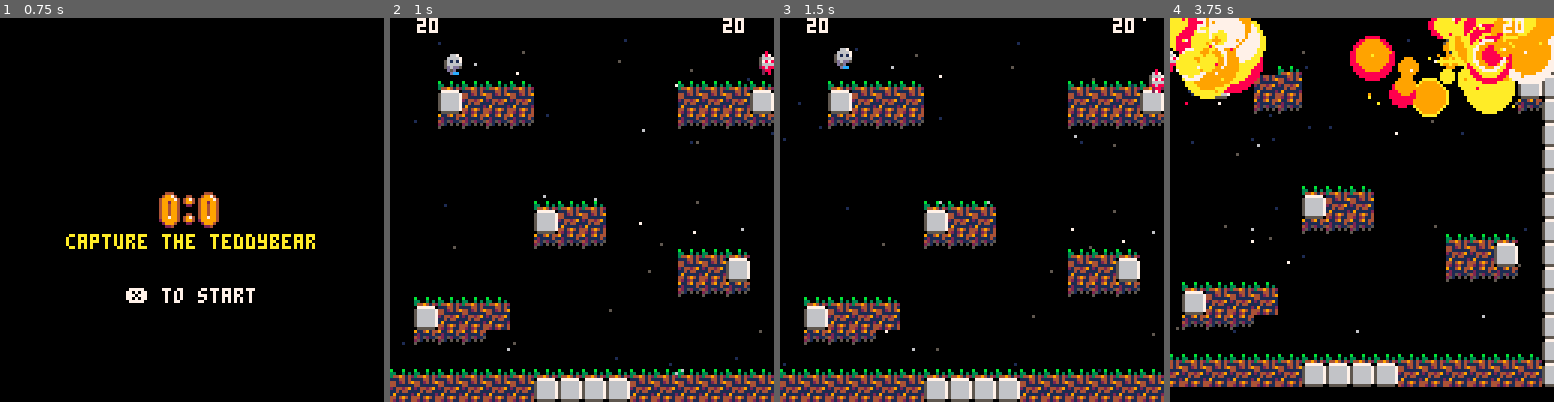
Above: before the commit, frames 1-4 (left to right).
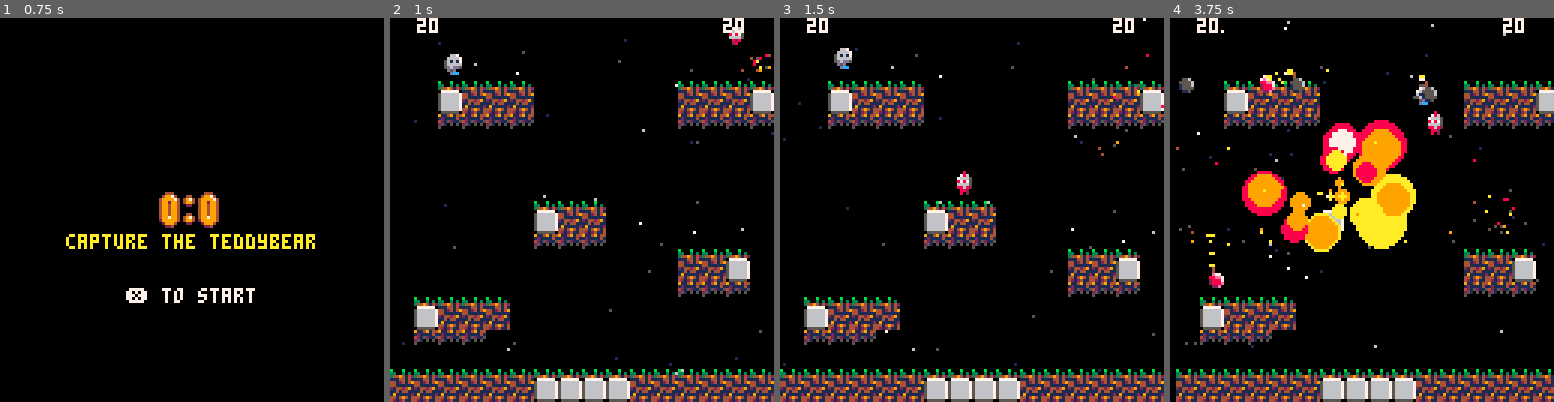
Above: after the commit, the same moments.

Repository: lkingsford/pico8-projects
Game: PICO-8 cartridge plat1.p8
Two runs of this game, one before a commit and one after it. Both use one fixed random seed, a clock stepped at 60 frames per second and the inputs below.
Inputs:
- Up to frame 1 (0.75 s): tap X (X key) at 0.33 s; tap O (Z key) at 0.7 s
- Up to frame 2 (1 s): no input
- Up to frame 3 (1.5 s): tap X (X key) at 1.07 s
- Up to frame 4 (3.75 s): hold Right 1.6-2.1 s; tap O (Z key) every 0.4 s from 1.7 to 3.7 s; tap X (X key) at 1.85, 2.97 s; hold Up 2.15-2.42 s; hold Right 2.47-3.03 s; hold Left 3.08-3.58 s; hold Down from 3.63 s (still down)

Frame 1 is identical in both runs. In frame 2, 0.3% of the frame differs, in the area x 88-100%, y 2-15%; in frame 3, 0.4%; in frame 4, 45%, in the area x 0-100%, y 0-100%.

Commit message:
Basic items working with ai

Diff:
--- a/plat1.p8
+++ b/plat1.p8
@@ -6,6 +6,7 @@
 
 function _init()
 	consts()
+	debug_id = 0 --printh
 	_init_menu()
 	menuitem(1, "menu", _init_menu)
 end
@@ -430,6 +431,7 @@
 end
 
 function drop_item(a)
+	if not a.holding then return end
 	local item = a.holding
 	a.holding.held_by = nil
 	a.holding = nil
@@ -444,6 +446,9 @@
 end
 
 function pick_item(a, item)
+	if a.holding then
+		drop_item(a)
+	end
 	item.held_by = a
 	a.holding = item
 end
@@ -565,11 +570,7 @@
 			del(spawns, s)
 			local a
 			if not to_spawn then
-				a = new_actor(68, crate_logic)
-				a.type = ID_CRATE
-				a.exploded = crate_exploded
-				a.action = crate_action
-				a.ai_stat = crate_ai
+				a = crate()
 			else
 				a = to_spawn()
 				to_spawn = nil
@@ -615,8 +616,13 @@
 end
 
 function new_actor(sprite, logic, draw_logic)
+	debug_id += 1
+	printh("CREATE " .. debug_id)
+	printh(trace())
+	printh("--------")
 	return {
 		type = "",
+		id = debug_id, --printh
 		sprite = sprite,
 		sprite_0 = sprite,
 		logic = logic or none,
@@ -638,7 +644,10 @@
 		hit_damage = 1,
 		capture_time = -1,
 		ai_stat = basic_ai_stat,
-		last_action = 0
+		last_action = 0,
+		value = -1,-- Desirability, if item
+		held_value = -1, // Desiribility, if held
+		history = {},
 	}
 end
 
@@ -702,10 +711,12 @@
 	p0 = new_actor(2, player)
 	p0.knocked = 0
 	p0.player = p0_player
+	p0.type = "Player 0"
 
 	p1 = new_actor(18, player)
 	p1.knocked = 0
 	p1.player = p1_player
+	p1.type = "Player 1"
 
 	actors={p0,p1}
 
@@ -776,12 +787,14 @@
 -- ai
 function ai_consts()
 	GOAL_PERSUE = 1
-	GOAL_HIDE = 2
-	GOAL_ITEM = 3
-	GOAL_RUN = 4
+	GOAL_ITEM = 2
+	GOAL_RUN = 3
 
 	AI_BOMB_FRAME_GAP_MAX = 30
 	AI_BOMB_FRAME_GAP_MIN = 5
+	AI_NEXT_JUMP_MIN = 5
+	AI_NEXT_JUMP_MAX = 30
+	STUCK_SENSITIVITY = 1
 end
 
 function highest_goal(goals)
@@ -796,6 +809,7 @@
 end
 
 function ai(actor)
+	printh("----------")
 	if game_over then return end
 	local goals = {}
 
@@ -805,11 +819,34 @@
 	add(goals, default)
 
 	for a in all(actors) do
-		local s = a.ai_stat(actor, a)
-		add(goals, s)
+		if a != actor and not a.player then
+			printh("Getting stat for following actor (" .. a.type .. ") [" .. a.id .."]")
+			local s = a.ai_stat(actor, a)
+			printh("Stat is follows")
+			debug.print(s)
+			add(goals, s)
+			local item_value = -1
+			if a.held_by then
+				item_value = a.held_value
+			elseif not a.held_by then
+				item_value = a.value
+			end
+			if item_value >= 0 and (not a.holding or a.holding.value < item_value) then
+				add(goals, {
+					goal=GOAL_ITEM,
+					target = a,
+					weight=item_value
+				})
+			end
+		end
 	end
 	mode_s = mode_ai(actor)
-	add(goals, s)
+	add(goals, mode_s)
+
+	printh ("GOALS:")
+	debug.print(goals)
+
+	local H = get_human(actor)
 
 	-- Always check if should just throw a bomb if not holding anything
 	local bomb_should_throw = should_throw(actor)
@@ -830,9 +867,9 @@
 	if S.throw then throw_item(actor) end
 	if S.throw_up then throw_item(actor, nil, true) end
 	if S.drop then drop_item(actor) end
-	if S.bomb then player_bomb(actor) end
-	if S.bomb_down then player_bomb(actor, true) end
-	if S.bomb_up then player_bomb(actor, false, true) end
+	--if S.bomb then player_bomb(actor) end
+	--if S.bomb_down then player_bomb(actor, true) end
+	--if S.bomb_up then player_bomb(actor, false, true) end
 	if S.action and actor.holding then actor.holding.action(actor.holding) end
 
 	-- There must be a goal. Go through in weight order
@@ -842,26 +879,91 @@
 		S = highest_goal(goals)
 	end
 
+	if S.goal == GOAL_ITEM and S.target.held_by and S.target.held_by != actor then
+		S.goal = GOAL_PERSUE
+		S.target = S.target.held_by
+	end
+
 	local go_to
 	if S.goal == GOAL_PERSUE then
-		go_to = S.target or get_human(actor)
+		go_to = S.target or H
+		printh("Persue target at "..H.x..', '..H.y)
 	elseif S.goal == GOAL_RUN then
 		go_to = furthest_corner(S.target)
-	elseif S.goal == GOAL_HIDE then
-		go_to = furthest_corner(S.target)
+		printh("Run from "..S.target.x..', '..S.target.y..' to '..go_to.x..', '..go_to.y)
 	elseif S.goal == GOAL_ITEM then
 		go_to = S.target
-	end
-
-	if (not actor.ai_go_to_update or actor.ai_go_to_update <= 0 or actor.ai_last_go_to != go_to) then
-		-- Recalculate movement plan every 10+rnd(5) frames
-		actor.ai_last_go_to = go_to
-		actor.ai_go_to_update = rnd(5) + 10
-	end
-
-	-- Save for next time round
-	actor.ai_last_go_to = go_to
-	actor.ai_go_to_update -= 1
+		printh("Item at "..S.target.x..', '..S.target.y .. " (".. S.target.type ..")")
+		if actor_distance(actor, S.target) < 5 then
+			if actor.holding != nil then
+				drop_item(actor)
+			end
+			pick_item(actor, S.target)
+		end
+	end
+
+	-- Doesn't account for blocking walls yet
+	if abs(actor.x - go_to.x) >= 2 then
+		-- Stop the left-right cycle
+		if actor.x > go_to.x then
+			move(actor, LEFT)
+			printh("Move left")
+		else
+			move(actor, RIGHT)
+			printh("Move right")
+		end
+	end
+
+	-- Do something if stuck
+	local stuck = true
+	for xy in all(actor.history) do
+		if actor_distance(xy, actor) > STUCK_SENSITIVITY then
+			stuck = false
+		end
+	end
+	if stuck then
+		-- To do - make this cleverer
+		local action = flr(rnd(3))
+		if action == 0 then
+			player_bomb(actor, true)
+		elseif action == 1 then
+			move(actor, LEFT)
+			jump(actor)
+		elseif action == 2 then
+			move(actor, right)
+			jump(actor)
+		end
+	end
+
+
+	if actor.next_jump_allowed then
+		actor.next_jump_allowed -= 1
+	printh("Next jump allowed is "..actor.next_jump_allowed )
+	end
+
+	if (actor.on_floor) then
+		 printh("On floor")
+	else
+		printh("In air")
+	end
+	printh("Actor.y is "..actor.y.. " go_to.y is ".. go_to.y)
+	printh("dy is "..actor.dy)
+	printh("jumps is "..actor.jumps)
+	if (not actor.next_jump_allowed or actor.next_jump_allowed <= 0) and actor.y > go_to.y and actor.on_floor then
+		printh("Jumping")
+		jump(actor)
+		actor.next_jump_allowed = rnd(AI_NEXT_JUMP_MAX - AI_NEXT_JUMP_MIN) + AI_NEXT_JUMP_MIN
+	end
+	-- Double jump if almost at zenith and need to go higher
+	if not actor.on_floor and actor.y > go_to.y and abs(actor.dy) < 0.2 and actor.jumps == 1 then
+		-- Technically, this just will fail if theres supposed to be a double jump
+		printh("Double jumping")
+		jump(actor)
+	end
+
+	-- Cycle history for stuck detection
+	add(actor.history, {x = actor.x, y = actor.y})
+	if #actor.history > 4 then deli(actor.history, 1) end
 end
 
 function furthest_corner(actor)
@@ -884,7 +986,6 @@
 		goal = nil,
 		target = nil,
 		weight = 0,
-		from = nil,
 		direction = nil
 	}
 end
@@ -917,11 +1018,15 @@
 
 function should_horiz_fire(actor, weapon, dx)
 	-- TODO: Make this check
-	if weapon.last_action > 15 then
+	printh ("Should horiz fire")
+	printh("actor ")
+	debug.print(actor)
+	printh("weapon ")
+	debug.print(weapon)
+	if weapon.last_action > 15 and abs(get_human(actor).y - actor.y) < 16 then
 		return true
 	end
 end
-
 
 -->8
 -- types of round
@@ -1026,8 +1131,9 @@
 			stat.weight = 20
 		else
 			-- Got teddy
-			stat.goal = GOAL_HIDE
+			stat.goal = GOAL_RUN
 			stat.weight = 10
+			stat.target = get_human(actor)
 		end
 	else
 		for i in all(actors) do
@@ -1115,6 +1221,12 @@
 function item_consts()
 	ITEMS = {lazgun, launcher, holy_hand_grenade}
 	ID_CRATE = "CRATE"
+	ID_LAUNCHER = "LAUNCHER"
+	LAUNCHER_SPEED = 15
+	ID_HOLY_HAND_GRENADE = "HOLY HAND GRENADE"
+	ID_LAZGUN = "LAZGUN"
+	LAZGUN_SPEED = 20
+	ID_TEDDY = "TEDDY"
 end
 
 function bomb()
@@ -1129,6 +1241,7 @@
 	b.weight=1
 	b.exploded = bomb_exploded
 	b.nuke = false
+	b.ai_stat = bomb_ai_stat
 	return b
 end
 
@@ -1160,9 +1273,12 @@
 
 function bomb_ai_stat(actor, bomb)
 	local S = basic_ai_stat()
-	if actor_distance(actor, bomb) < bomb.r then
+	printh("Bomb ai stat")
+	printh("bomb")
+	debug.print(bomb)
+	if actor_distance(actor, bomb) < (bomb.r * 8) then
 		S.goal = GOAL_RUN
-		S.from = bomb
+		S.target = bomb
 		-- Make a bigger bomb more important to run from
 		S.weight = 10 + bomb.explosion_damage
 	end
@@ -1286,6 +1402,16 @@
 	end
 end
 
+function crate()
+	a = new_actor(68, crate_logic)
+	a.type = ID_CRATE
+	a.exploded = crate_exploded
+	a.action = crate_action
+	a.ai_stat = crate_ai
+	a.value = 6
+	a.held_value = 6
+	return a
+end
 
 function crate_exploded(crate)
 	open_crate(crate)
@@ -1295,15 +1421,11 @@
 	open_crate(crate)
 end
 
-function crate_ai(crate, actor)
+function crate_ai(actor, crate)
 	local S = basic_ai_stat()
 	if crate.held_by == actor then
 		S.action = true
 		S.weight = 30
-	else
-		S.goal = GOAL_ITEM
-		S.weight = 6
-		S.target = crate
 	end
 	return S
 end
@@ -1334,6 +1456,8 @@
 	i.weight = 2
 	i.explosion_damage = 15
 	i.ai_stat = holy_hand_grenade_ai
+	i.type = ID_HOLY_HAND_GRENADE
+	i.value = 8
 	return i
 end
 
@@ -1356,27 +1480,26 @@
 	local S = basic_ai_stat()
 	if bomb.held_by and bomb.held_by != actor then
 		S.goal = GOAL_RUN
-		S.from = actor
+		S.target = actor
 		S.weight = 4
 	elseif bomb.held_by == actor then
 		if should_throw(actor, bomb) then
-			S.throw = true
+			S.action = true
 			S.weight = 50
 		else
 			S.goal = GOAL_PERSUE
 			S.weight = 2
 		end
-	else
-		S.goal = GOAL_ITEM
-		S.target = bomb
-		S.weight = 5
-	end
+	end
+	return S
 end
 
 function launcher()
 	local i = new_actor(85)
 	i.action = launcher_action
 	i.ai_stat = launcher_ai_stat
+	i.type = ID_LAUNCHER
+	i.value = 10
 	return i
 end
 
@@ -1385,6 +1508,7 @@
 		drop_item(b.held_by, b)
 		return
 	end
+	if b.last_action <= LAUNCHER_SPEED then return end
 	local i = new_actor(86)
 	i.direction = sgn(b.held_by.dx)
 	i.flip = i.direction < 0
@@ -1403,11 +1527,18 @@
 function launcher_ai_stat(actor, launcher)
 	local S = basic_ai_stat()
 	-- TODO: should_horiz_fire should take ddx, not just dx
-	if launcher.held_by == actor and should_horiz_fire(actor, launcher, 16) then
-		S.action = true
-		S.direction = human_player_direction(actor)
-		S.weight = 40
-	end
+	if launcher.held_by == actor then
+		if actor_distance(actor, get_human(actor)) < 20 then
+			S.goal = GOAL_RUN
+			S.target = get_human(actor)
+			S.weight = 6
+		elseif should_horiz_fire(actor, launcher, 16) then
+			S.action = true
+			S.direction = human_player_direction(actor)
+			S.weight = 40
+		end
+	end
+	return S
 end
 
 function missile_update(m)
@@ -1430,6 +1561,8 @@
 	local i = new_actor(87)
 	i.action = lazgun_action
 	i.ai_stat = lazgun_ai_stat
+	i.value = 10
+	i.type = ID_LAZGUN
 	return i
 end
 
@@ -1438,6 +1571,8 @@
 		drop_item(lazgun.held_by)
 		return
 	end
+
+	if lazgun.last_action <= LAZGUN_SPEED then return end
 
 	local still_going = true
 	local direction = sgn(lazgun.held_by.dx)
@@ -1476,6 +1611,7 @@
 		S.direction = human_player_direction(actor)
 		S.weight = 40
 	end
+	return S
 end
 
 function teddybear()
@@ -1484,6 +1620,8 @@
 	teddy.t = 15
 	teddy.r = 8
 	teddy.last_beep = 0
+	teddy.type = ID_TEDDY
+	teddy.value = 50
 	teddy_bear = teddy
 	return teddy
 end
@@ -1509,6 +1647,41 @@
 	else
 		teddy.last_beep = 0
 	end
+end
+
+-->8
+-- Borrowed
+debug = {}
+function debug.tstr(t, indent, depth)
+ depth = depth or 0
+ if (depth > 3) return '...'
+ indent = indent or 0
+ local indentstr = ''
+ for i=0,indent do
+  indentstr = indentstr .. ' '
+ end
+ local str = ''
+ for k, v in pairs(t) do
+  if type(v) == 'table' then
+   str = str .. indentstr .. k .. '\n' .. debug.tstr(v, indent + 1, depth+1) .. '\n'
+  else
+   str = str .. indentstr .. tostr(k) .. ': ' .. tostr(v) .. '\n'
+  end
+ end
+  str = sub(str, 1, -2)
+ return str
+end
+function debug.print(...)
+ printh("\n")
+ for v in all{...} do
+  if type(v) == "table" then
+   printh(debug.tstr(v))
+  elseif type(v) == "nil" then
+    printh("nil")
+  else
+   printh(v)
+  end
+ end
 end
 
 __gfx__
Not shown, changed: carts/plat1.p8.png
